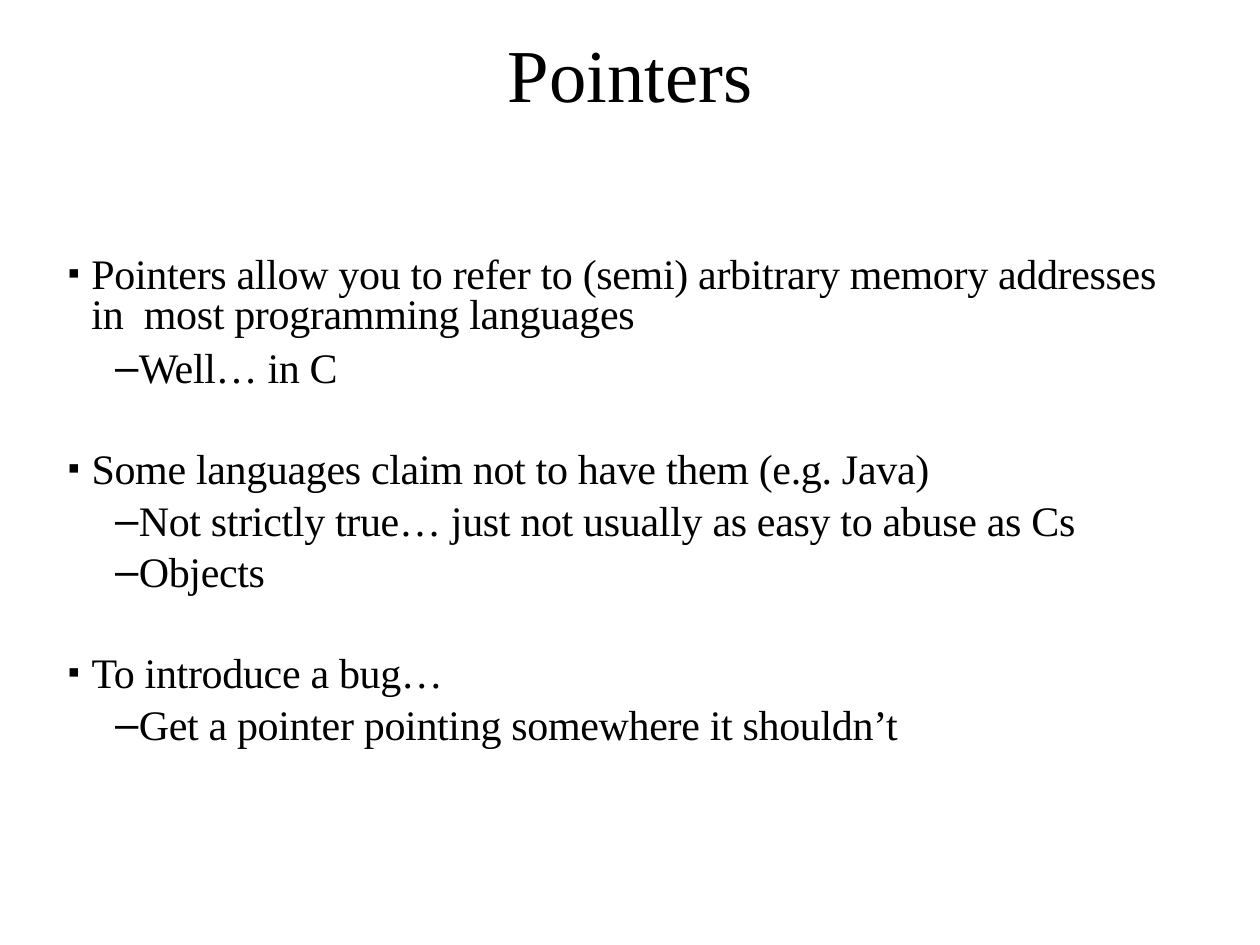
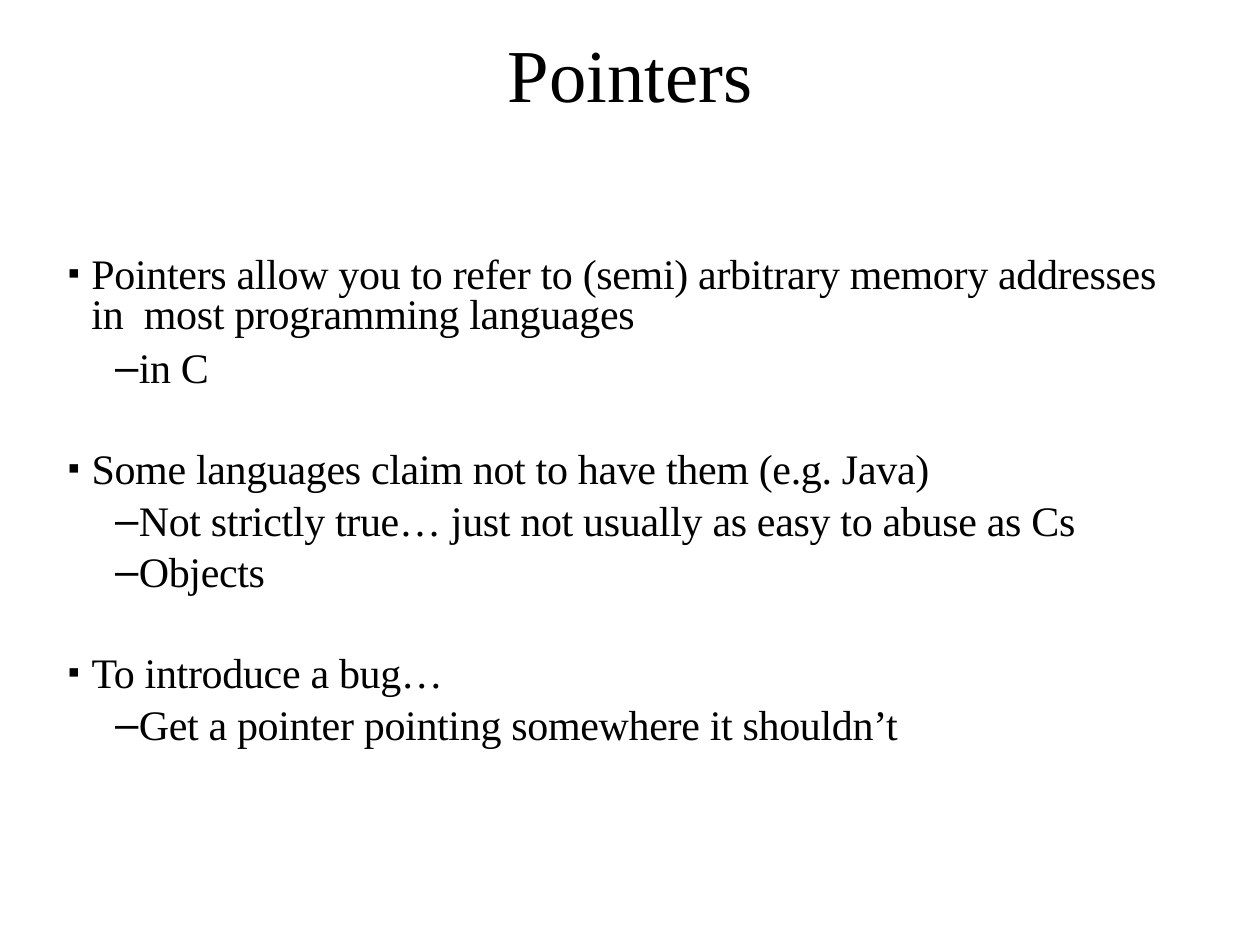
Before and after one commit to cs-uob/COMS20012, a slide deck: slide 3 of docs/Intro to Software Security.pptx. Drawn at 1260x945 pixels with LibreOffice and Linux fonts; fonts in the diff are those of the drawing. Boxes give left, top, right and bottom in pixels: in the first picture for what was removed or moved away, otherwise in the second. Text is boxed around its words. In the diff, an @@ line names an element or a change of style, - is before the commit and + after.

```diff
--- a/docs/Intro to Software Security.pptx
+++ b/docs/Intro to Software Security.pptx
@@ text at [139,355,209,384]: text changed @@
-  – Well… in C
+  – in C
```
Also in this commit, not shown: 4 other slides changed, 1 slide added.
